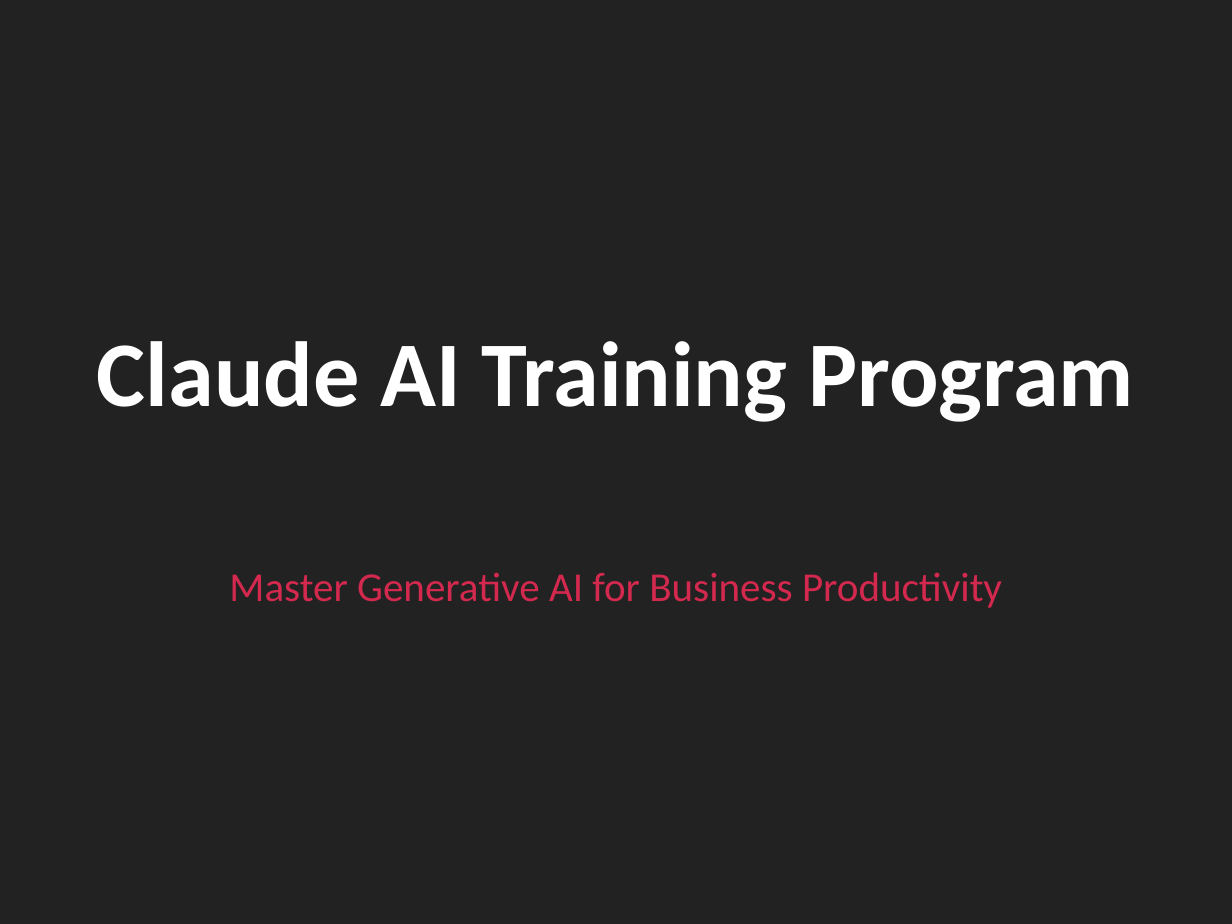
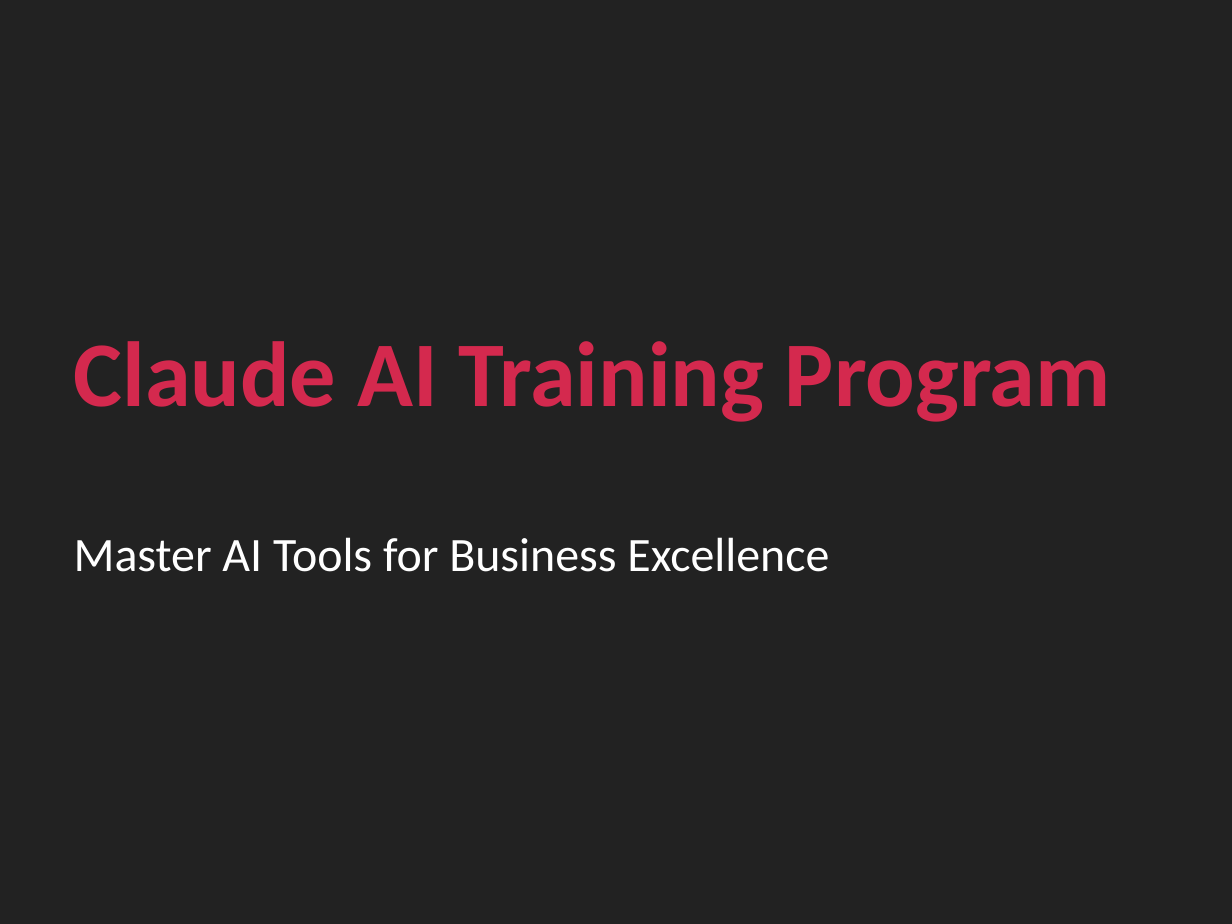
Before and after one commit to biswajitdas793-del/Self, a slide deck: slide 1 of training-program/presentation/Claude_AI_Training_Program.pptx. Drawn at 1232x924 pixels with LibreOffice and Linux fonts; fonts in the diff are those of the drawing. Boxes give left, top, right and bottom in pixels: in the first picture for what was removed or moved away, otherwise in the second. Text is boxed around its words. In the diff, an @@ line names an element or a change of style, - is before the commit and + after.

```diff
--- a/training-program/presentation/Claude_AI_Training_Program.pptx
+++ b/training-program/presentation/Claude_AI_Training_Program.pptx
@@ text "Claude AI Training Program" at (74,341,1111,422): text colour #FFFFFF to #D4294E; alignment centre to left @@
@@ text at (74,537,829,572): text changed; size 24 to 28 pt; text colour #D4294E to #FFFFFF @@
-Master Generative AI for Business Productivity
+Master AI Tools for Business Excellence
```
Also in this commit, not shown: 5 other slides changed, 92 slides added, 111 slides removed, 1 other file.
